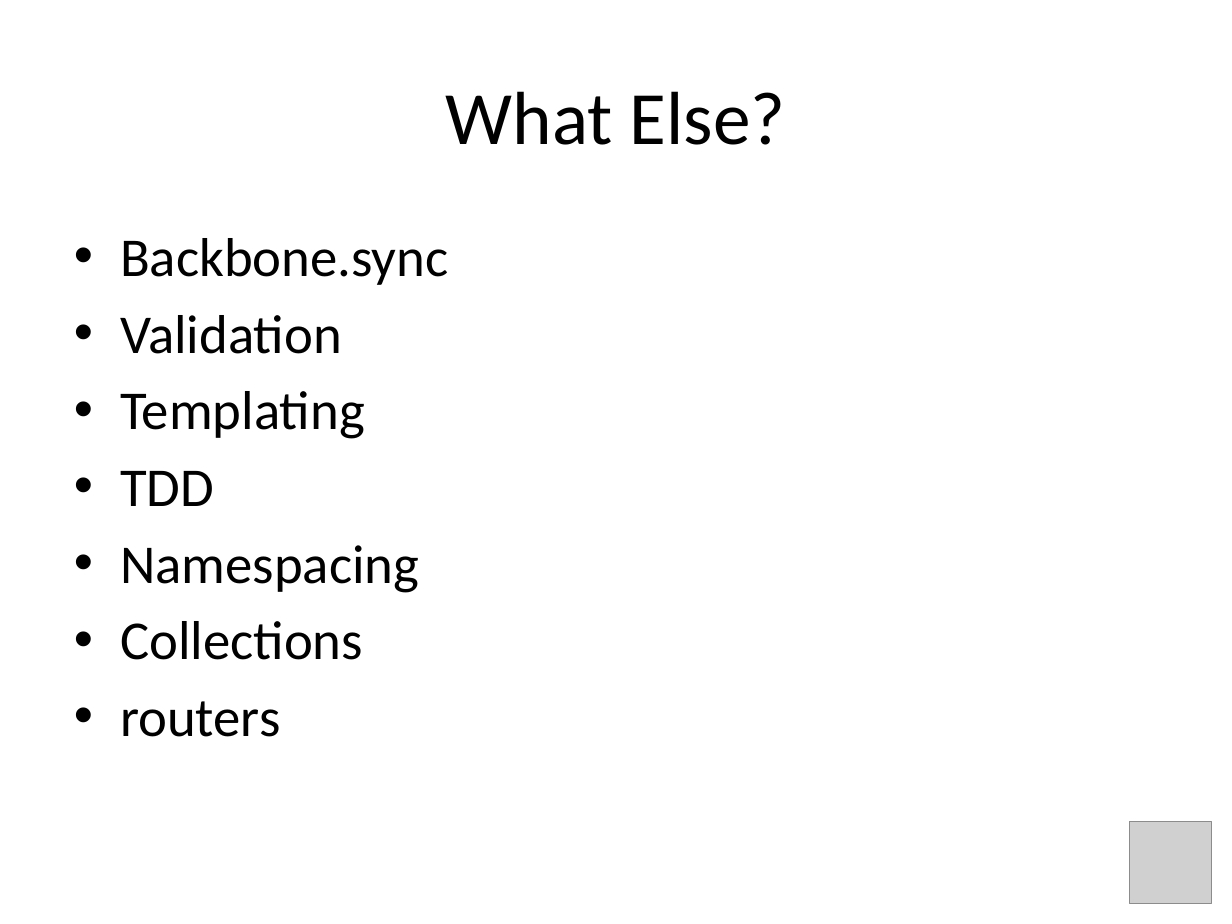
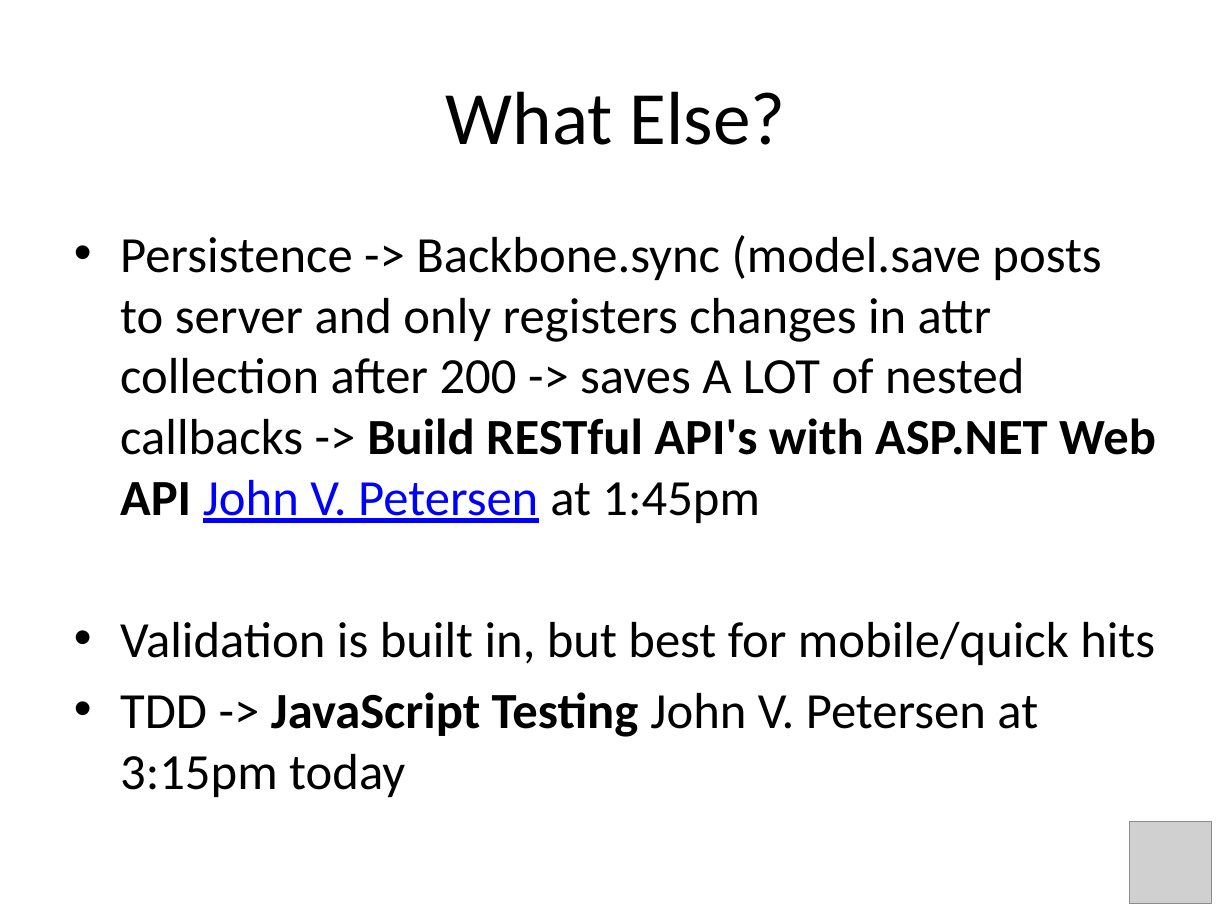
Before and after one commit to jkoynok/TechFest.BackBone, a slide deck: slide 16 of TechFest.Backbone/tf.backbone.pptx. Drawn at 1232x924 pixels with LibreOffice and Linux fonts; fonts in the diff are those of the drawing; grey boxes stand for pictures. Boxes give left, top, right and bottom in pixels: in the first picture for what was removed or moved away, otherwise in the second. Text is boxed around its words. In the diff, an @@ line names an element or a change of style, - is before the commit and + after.

```diff
--- a/TechFest.Backbone/tf.backbone.pptx
+++ b/TechFest.Backbone/tf.backbone.pptx
@@ text at (120, 235, 1156, 797): text changed; size 32 to 29.6 pt @@
-• Backbone.sync
-• Validation
-• Templating
-• TDD
-• Namespacing
-• Collections
-• routers
+• Persistence -> Backbone.sync (model.save posts to server and only registers changes in attr collection after 200 -> saves A LOT of nested callbacks -> Build RESTful API's with ASP.NET Web API John V. Petersen at 1:45pm
+• Validation is built in, but best for mobile/quick hits
+• TDD -> JavaScript Testing John V. Petersen at 3:15pm today
```
Also in this commit, not shown: 5 other slides changed, 1 slide added, 1 slide removed, 4 other files.
